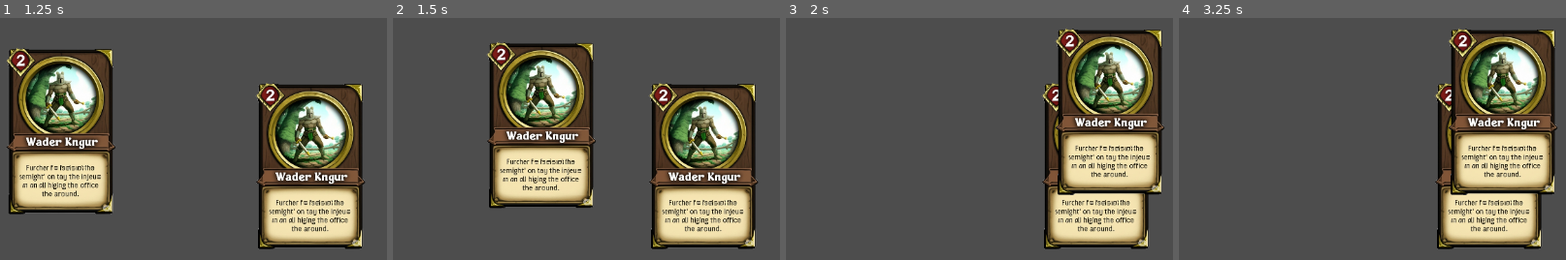
Above: before the commit, frames 1-4 (left to right).
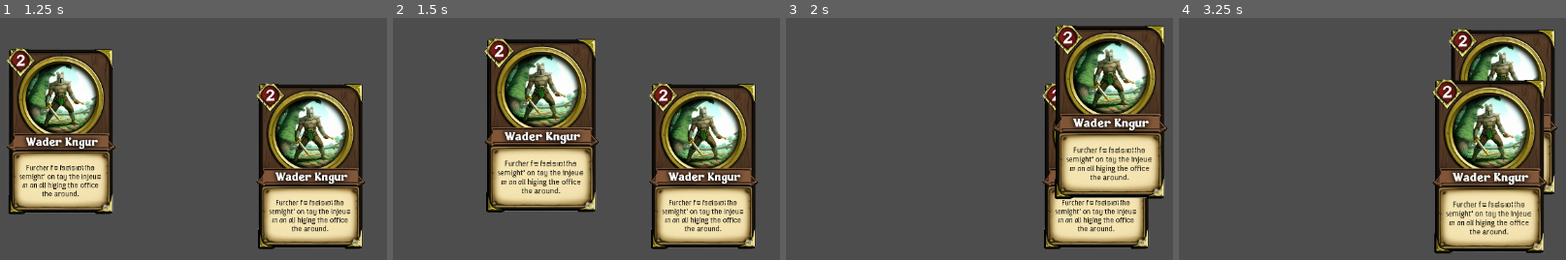
Above: after the commit, the same moments.

Repository: BlueBirdBack/godot-4.4-card-game-tutorial
Game: Godot game, scene res://scenes/main.tscn
Two runs of this game, one before a commit and one after it. Both use one fixed random seed, a clock stepped at 60 frames per second and the inputs below.
Inputs (mouse positions are in pixels of both pictures, inside the frame that each line leads up to):
- Up to frame 1 (1.25 s): tap Enter at 0.5 s; move the mouse to (371, 141) at 0.52 s; click (371, 141) at 0.67 s
- Up to frame 2 (1.5 s): tap Space at 1.25 s; drag from (439, 184) to (702, 165) at 1.27 s
- Up to frame 3 (2 s): no input
- Up to frame 4 (3.25 s): tap Enter at 2 s; move the mouse to (1457, 68) at 2.02 s; click (1457, 68) at 2.17 s; tap Space at 2.75 s; drag from (1341, 250) to (1488, 165) at 2.77 s

Frame 1 is identical in both runs. In frame 2, 12% of the frame differs, in the area x 23-54%, y 8-81%; in frame 3, 12%; in frame 4, 16%, in the area x 65-95%, y 25-98%.

Commit message:
feat: implement card hover system and improve z-index management
- Add card script with mouse enter/exit signals
- Implement card highlighting with scale effect
- Create z-index layering system with base, hover, and drag levels
- Add dynamic card dimension loading from scene
- Enable file logging for debugging
- Add performance notes for physics settings

Diff:
--- a/project.godot
+++ b/project.godot
@@ -14,3 +14,7 @@
 run/main_scene="uid://cmk7epudec4x"
 config/features=PackedStringArray("4.4", "Forward Plus")
 config/icon="res://icon.svg"
+
+[debug]
+
+file_logging/enable_file_logging=true
--- a/scenes/card.tscn
+++ b/scenes/card.tscn
@@ -1,11 +1,13 @@
-[gd_scene load_steps=3 format=3 uid="uid://bskixspsuf5c8"]
+[gd_scene load_steps=4 format=3 uid="uid://bskixspsuf5c8"]
 
+[ext_resource type="Script" uid="uid://da2folcws6hwx" path="res://scripts/card.gd" id="1_6u4wf"]
 [ext_resource type="Texture2D" uid="uid://dise1notoivis" path="res://assets/knight.png" id="1_d81rb"]
 
 [sub_resource type="RectangleShape2D" id="RectangleShape2D_o5qli"]
 size = Vector2(164.5, 257)
 
 [node name="Card" type="Node2D"]
+script = ExtResource("1_6u4wf")
 
 [node name="CardArtwork" type="Sprite2D" parent="."]
 scale = Vector2(0.25, 0.25)
--- /dev/null
+++ b/scripts/card.gd
@@ -0,0 +1,29 @@
+extends Node2D
+
+signal card_mouse_entered(card)
+signal card_mouse_exited(card)
+
+# Track the original collision shape size
+var original_collision_size: Vector2
+
+func _ready():
+	# Store the original collision shape size
+	if has_node("Area2D/CollisionShape2D"):
+		original_collision_size = $Area2D/CollisionShape2D.shape.size
+
+	# Connect to parent card manager if it has the required method
+	var parent = get_parent()
+	if parent and parent.has_method("connect_card_signals"):
+		parent.connect_card_signals(self)
+
+	# Connect Area2D signals
+	$Area2D.mouse_entered.connect(_on_mouse_entered)
+	$Area2D.mouse_exited.connect(_on_mouse_exited)
+
+func _on_mouse_entered():
+	# Just emit the signal - let the manager handle the visual effects
+	card_mouse_entered.emit(self)
+
+func _on_mouse_exited():
+	# Just emit the signal - let the manager handle the visual effects
+	card_mouse_exited.emit(self)
--- a/scripts/card_manager.gd
+++ b/scripts/card_manager.gd
@@ -2,6 +2,12 @@
 
 # This mask is used for detecting card collisions
 const CARD_COLLISION_MASK = 1
+
+# --- PERFORMANCE NOTES ---
+# For better performance with many cards, consider adjusting these project settings:
+# - Project > Project Settings > Physics > Common > Physics Ticks per Second: Lower to 30-45 for card games
+# - Project > Project Settings > Physics > Common > Max Physics Steps per Frame: Increase to 8-10
+# This will help prevent the "physics spiral of death" mentioned in Godot documentation
 
 # --- VARIABLES ---
 # Card currently being dragged by the player
@@ -14,6 +20,15 @@
 var viewport_dimensions: Vector2 = Vector2.ZERO
 # Used to track which card should appear on top of others
 var highest_z_index: int = 0
+# Whether the mouse is currently hovering on a card
+var is_hovering_on_card: bool = false
+# Base z-index for cards
+var base_z_index: int = 0
+# Z-index for hovered cards
+var hover_z_index: int = 100
+# Z-index for dragged cards
+var drag_z_index: int = 200
+var default_card_dimensions: Vector2
 
 # Called when the scene starts
 func _ready() -> void:
@@ -21,6 +36,8 @@
 	viewport_dimensions = get_viewport_rect().size
 	# Listen for window resize events
 	get_tree().root.size_changed.connect(_on_viewport_resized)
+	# Load default card dimensions from the card scene
+	load_default_card_dimensions()
 	# Make sure all cards have proper layering
 	initialize_card_z_indices()
 
@@ -66,14 +83,13 @@
 	if card:
 		# Remember which card we're dragging
 		active_card = card
-		# Remember where the card started (not used currently)
+		# Remember where the card started
 		card_start_position = card.position
 		# Calculate offset so card doesn't jump to cursor
 		mouse_to_card_offset = card.position - get_global_mouse_position()
 
-		# Make this card appear on top of other cards
-		highest_z_index += 1
-		card.z_index = highest_z_index
+		# Make this card appear on top of other cards using the drag z-index
+		card.z_index = drag_z_index
 
 # Stop dragging the current card
 func end_card_drag() -> void:
@@ -82,38 +98,142 @@
 
 # Find which card (if any) is under the mouse cursor
 func find_card_under_cursor() -> Node2D:
-	# Use Godot's physics system to detect cards
+	# Use Godot's physics system to detect cards, but with optimizations
 	var space_state = get_world_2d().direct_space_state
 	var parameters = PhysicsPointQueryParameters2D.new()
 	parameters.position = get_global_mouse_position()
 	parameters.collide_with_areas = true
 	parameters.collision_mask = CARD_COLLISION_MASK
+	# Note: max_results is not available in PhysicsPointQueryParameters2D
 
 	# Check if we hit anything
 	var result = space_state.intersect_point(parameters)
 	if result.size() > 0:
-		# Return the card (parent of the Area2D we hit)
-		return result[0].collider.get_parent()
+		# Find the card with the highest z_index among all cards under cursor
+		var highest_card = result[0].collider.get_parent()
+		var highest_z = highest_card.z_index
+
+		for i in range(1, result.size()):
+			var card = result[i].collider.get_parent()
+			if card.z_index > highest_z:
+				highest_card = card
+				highest_z = card.z_index
+
+		return highest_card
 	return null
 
 # Get the width and height of a card
 func calculate_card_dimensions(card: Node2D) -> Vector2:
-	# Try to get the size from the card's collision shape
+	# First try to get the size from the card's collision shape
 	if card.has_node("Area2D/CollisionShape2D"):
-		var shape = card.get_node("Area2D/CollisionShape2D").shape
+		var collision_shape = card.get_node("Area2D/CollisionShape2D")
+		var shape = collision_shape.shape
 		if shape is RectangleShape2D:
 			return shape.size
-	# If we can't find the shape, use default values
-	return Vector2(164.5, 257)
+
+	# If we can't find the shape, use the dimensions loaded from the scene
+	return default_card_dimensions
 
 # Set up the initial layering of cards
 func initialize_card_z_indices() -> void:
+	# Reset the highest z-index tracker
+	highest_z_index = base_z_index
+
 	# Loop through all child nodes
 	for i in range(get_child_count()):
 		var child = get_child(i)
 		# Check if this child is a card
 		if child is Node2D and child.has_node("Area2D"):
 			# Set its layer based on its position in the list
-			child.z_index = i
+			child.z_index = base_z_index + i
 			# Keep track of the highest z-index
-			highest_z_index = max(highest_z_index, i)
+			highest_z_index = max(highest_z_index, base_z_index + i)
+
+# Connect to all card signals
+func connect_card_signals(card: Node2D) -> void:
+	if !is_instance_valid(card):
+		push_warning("Attempted to connect signals to invalid card instance")
+		return
+
+	if card.has_signal("card_mouse_entered"):
+		if !card.card_mouse_entered.is_connected(_on_card_mouse_entered):
+			card.card_mouse_entered.connect(_on_card_mouse_entered)
+	else:
+		push_warning("Card missing card_mouse_entered signal")
+
+	if card.has_signal("card_mouse_exited"):
+		if !card.card_mouse_exited.is_connected(_on_card_mouse_exited):
+			card.card_mouse_exited.connect(_on_card_mouse_exited)
+	else:
+		push_warning("Card missing card_mouse_exited signal")
+
+# Handle mouse entering card
+func _on_card_mouse_entered(card: Node2D) -> void:
+	# Apply hover effects using the highlight function
+	if !is_hovering_on_card:
+		is_hovering_on_card = true
+		highlight_card(card, true)
+
+# Handle mouse exiting card
+func _on_card_mouse_exited(card: Node2D) -> void:
+	# Reset hover effects using the highlight function
+	highlight_card(card, false)
+
+	var new_card_under_cursor = find_card_under_cursor()
+	if new_card_under_cursor:
+		highlight_card(new_card_under_cursor, true)
+	else:
+		is_hovering_on_card = false
+
+# Highlight or unhighlight a card
+func highlight_card(card: Node2D, hovered: bool) -> void:
+	if !is_instance_valid(card):
+		push_warning("Attempted to highlight invalid card instance")
+		return
+
+	# Set scale based on hover state
+	card.scale = Vector2(1.05, 1.05) if hovered else Vector2(1.0, 1.0)
+
+	# Manage z-index with defined ranges
+	if hovered:
+		card.z_index = hover_z_index
+	else:
+		# When no longer hovering, restore to base z-index range
+		# Find the card's position among siblings to maintain relative ordering
+		var card_index = card.get_index()
+		card.z_index = base_z_index + card_index
+
+	# Instead of modifying collision shape size directly, adjust the Area2D's scale
+	if card.has_node("Area2D"):
+		var area = card.get_node("Area2D")
+		# Keep the collision shape's scale at 1.0 regardless of parent scale
+		area.scale = Vector2(1.0, 1.0) / card.scale
+	else:
+		push_warning("Card missing Area2D node, cannot adjust collision scale")
+
+# Add this function to reorganize z-indices when cards are added or removed
+func reorganize_z_indices() -> void:
+	initialize_card_z_indices()
+
+# Add this new function to load dimensions from the card scene
+func load_default_card_dimensions() -> void:
+	var card_scene_path = "res://scenes/card.tscn"
+	if ResourceLoader.exists(card_scene_path):
+		var card_scene = load(card_scene_path)
+		if card_scene:
+			# Create a temporary instance to read its properties
+			var temp_card = card_scene.instantiate()
+			if temp_card.has_node("Area2D/CollisionShape2D"):
+				var collision = temp_card.get_node("Area2D/CollisionShape2D")
+				if collision.shape is RectangleShape2D:
+					default_card_dimensions = collision.shape.size
+				else:
+					push_warning("Card collision shape is not a RectangleShape2D. Using default dimensions.")
+			else:
+				push_warning("Card scene missing Area2D/CollisionShape2D. Using default dimensions.")
+			# Clean up the temporary instance
+			temp_card.queue_free()
+		else:
+			push_error("Failed to load card scene from path: " + card_scene_path)
+	else:
+		push_error("Card scene not found at path: " + card_scene_path)
Not shown, added: scripts/card.gd.uid
